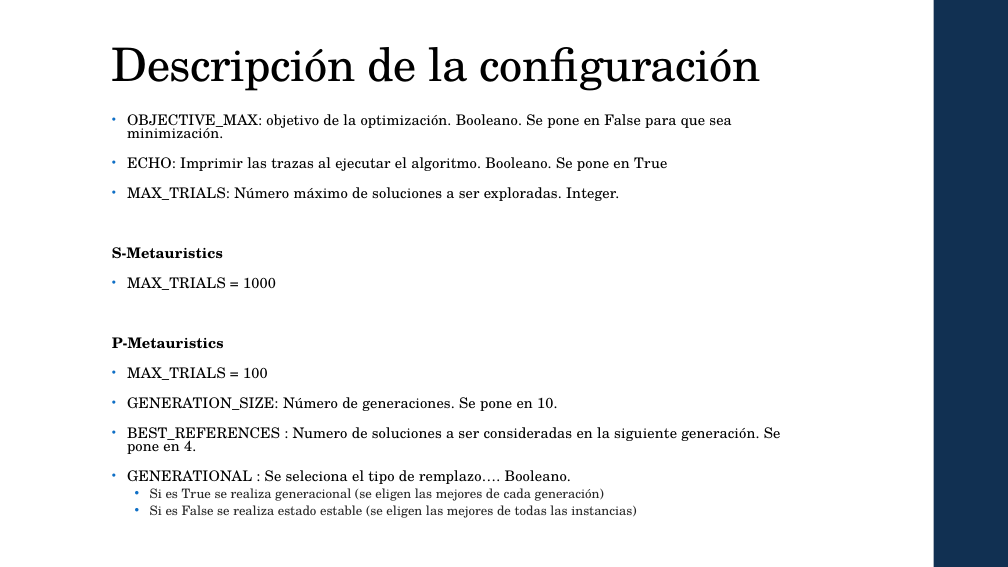
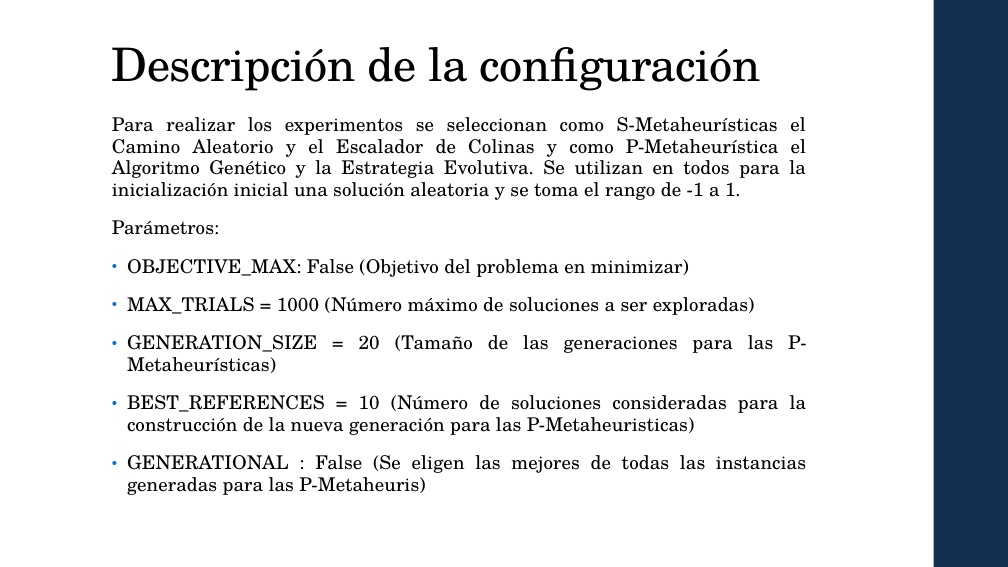
Before and after one commit to Javy011021/prediccion1, a slide deck: slide 9 of ppt/MH_Laura_Javier T2.pptx (slide 10 before the commit). Drawn at 1008x567 pixels with LibreOffice and Linux fonts; fonts in the diff are those of the drawing. Boxes give left, top, right and bottom in pixels: in the first picture for what was removed or moved away, otherwise in the second. Text is boxed around its words. In the diff, an @@ line names an element or a change of style, - is before the commit and + after.

```diff
--- a/ppt/MH_Laura_Javier T2.pptx
+++ b/ppt/MH_Laura_Javier T2.pptx
@@ text at (112,117,807,495): text changed; size 13.9 to 18 pt @@
-• OBJECTIVE_MAX: objetivo de la optimización. Booleano. Se pone en False para que sea minimización.
-• ECHO: Imprimir las trazas al ejecutar el algoritmo. Booleano. Se pone en True
-• MAX_TRIALS: Número máximo de soluciones a ser exploradas. Integer.
-S-Metauristics
-• MAX_TRIALS = 1000
-P-Metauristics
-• MAX_TRIALS = 100
-• GENERATION_SIZE: Número de generaciones. Se pone en 10.
-• BEST_REFERENCES : Numero de soluciones a ser consideradas en la siguiente generación. Se pone en 4.
-• GENERATIONAL : Se seleciona el tipo de remplazo…. Booleano.
-  • Si es True se realiza generacional (se eligen las mejores de cada generación)
-  • Si es False se realiza estado estable (se eligen las mejores de todas las instancias)
+Para realizar los experimentos se seleccionan como S-Metaheurísticas el Camino Aleatorio y el Escalador de Colinas y como P-Metaheurística el Algoritmo Genético y la Estrategia Evolutiva. Se utilizan en todos para la inicialización inicial una solución aleatoria y se toma el rango de -1 a 1.
+Parámetros:
+• OBJECTIVE_MAX: False (Objetivo del problema en minimizar)
+• MAX_TRIALS = 1000 (Número máximo de soluciones a ser exploradas)
+• GENERATION_SIZE = 20 (Tamaño de las generaciones para las P-Metaheurísticas)
+• BEST_REFERENCES = 10 (Número de soluciones consideradas para la construcción de la nueva generación para las P-Metaheuristicas)
+• GENERATIONAL : False (Se eligen las mejores de todas las instancias generadas para las P-Metaheuris)
```
Also in this commit, not shown: 5 other slides changed, 5 slides added, 5 slides removed, 2 other files.
